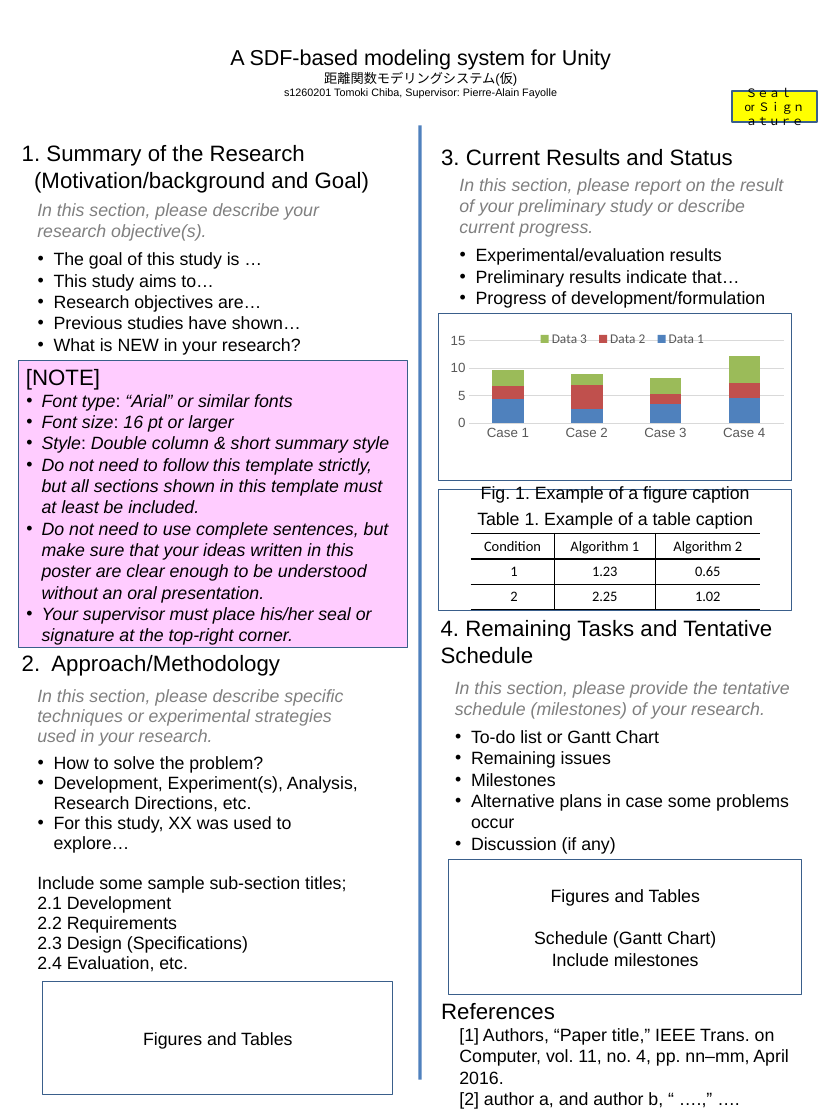
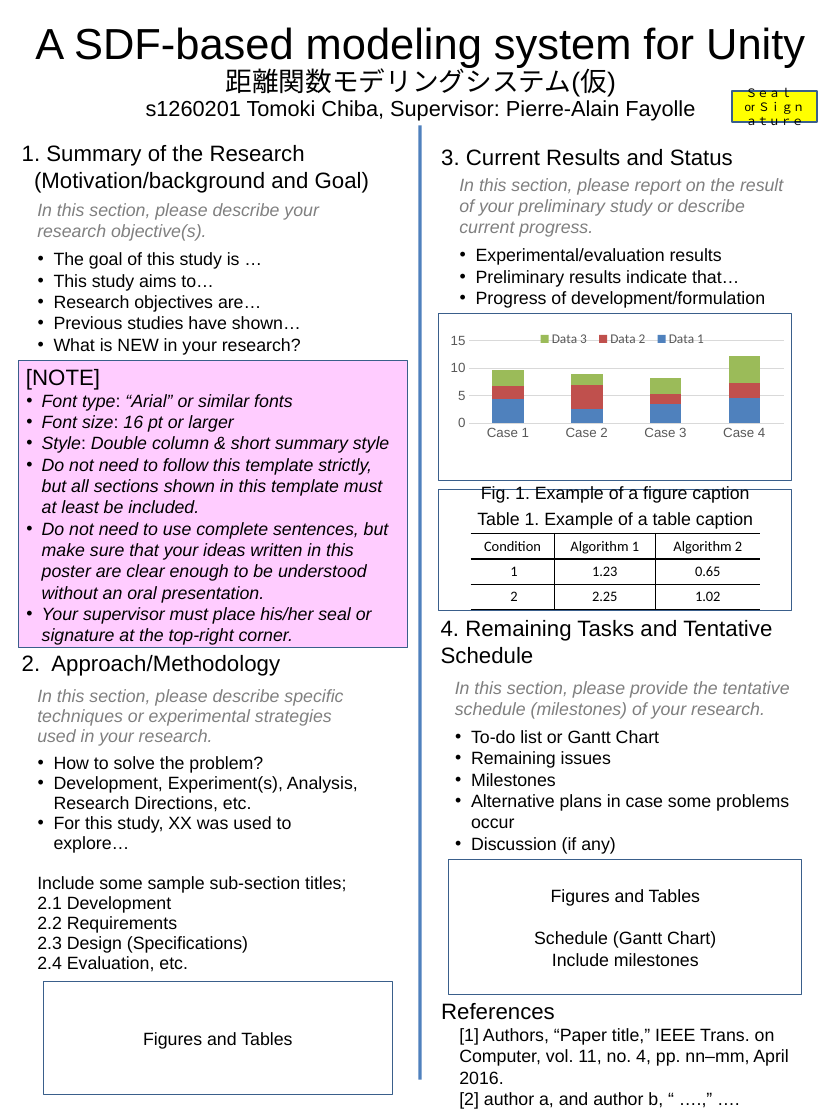
Before and after one commit to s1260201/SDF-Editor, a slide deck: slide 2 of Doc/poster.pptx. Drawn at 840x1120 pixels with LibreOffice and Linux fonts; fonts in the diff are those of the drawing. Boxes give left, top, right and bottom in pixels: in the first picture for what was removed or moved away, otherwise in the second. Text is boxed around its words. In the diff, an @@ line names an element or a change of style, - is before the commit and + after.

```diff
--- a/Doc/poster.pptx
+++ b/Doc/poster.pptx
@@ text "A SDF-based modeling system for ..." at (35, 27, 805, 121): size 19.4 to 39.2 pt in "A SDF-based modeling system for Unity"; size 11.9 to 24 pt in "距離関数モデリングシステム(仮)"; size 9.7 to 19.6 pt in "s1260201 Tomoki Chiba, Supervisor: Pierre-Alain Fayolle"; line spacing 1 to 0.9 @@
```
Also in this commit, not shown: 1 other slide changed.
